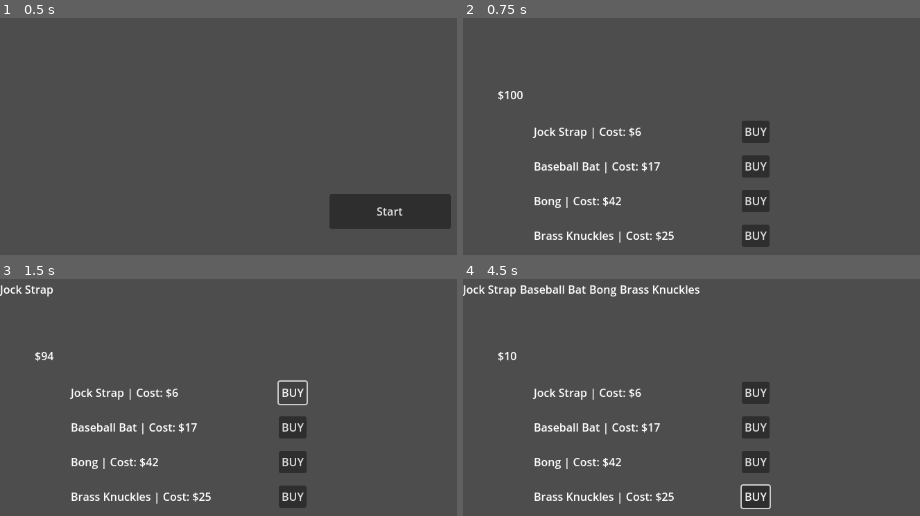
Above: before the commit, frames 1-4 (two rows, left to right).
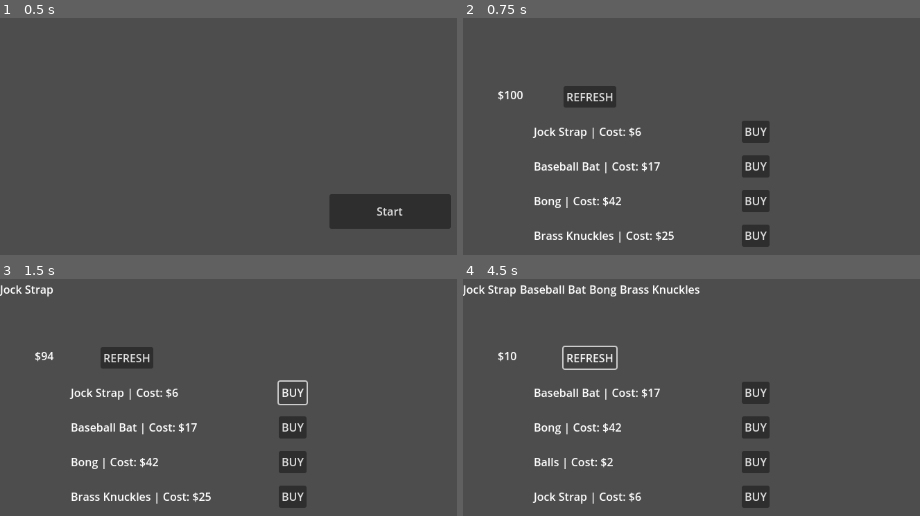
Above: after the commit, the same moments.

Repository: hottpants/punchgame
Game: Godot game, scene res://Scenes/button_menu.tscn
Same seed, same stepped clock (60 frames per second), same inputs: the game is played once before the commit and once after it.
Inputs (mouse positions are in pixels of both pictures, inside the frame that each line leads up to):
- Up to frame 1 (0.5 s): no input
- Up to frame 2 (0.75 s): click "Start" at 0.5 s
- Up to frame 3 (1.5 s): click "BUY" at 1.25 s
- Up to frame 4 (4.5 s): click "BUY" at 2 s; click "BUY" at 2.75 s; click "BUY" at 3.5 s; click (590, 357) at 4.25 s, where only the run after the commit has a clickable "REFRESH"

Frame 1 is identical in both runs. In frame 2, 0.9% of the frame differs, in the area x 22-34%, y 28-38%; in frame 3, 0.9%; in frame 4, 2.9%, in the area x 15-68%, y 27-98%.

Commit message:
Shop Prototype 4
Added comments and a working refresh button

Diff:
--- a/Scenes/shop.tscn
+++ b/Scenes/shop.tscn
@@ -23,3 +23,12 @@
 offset_top = 1.0
 offset_right = 1150.0
 offset_bottom = 41.0
+
+[node name="Button" type="Button" parent="."]
+offset_left = 145.0
+offset_top = 104.0
+offset_right = 221.0
+offset_bottom = 135.0
+text = "REFRESH"
+
+[connection signal="pressed" from="Button" to="." method="_on_button_pressed"]
--- a/Scripts/shop.gd
+++ b/Scripts/shop.gd
@@ -1,11 +1,14 @@
 extends Node2D
 
 @export var cash : int
-
+@export var num_shop_items = 4
+var items : Array
+var shop_items_arr : Array
 # Called when the node enters the scene tree for the first time.
 
 func _ready() -> void:
-	var num_shop_items = 4
+
+	# Dictionaries right here are used to keep track of what each item does, its cost, and other important info
 
 	var balls_item = {"Name": "Balls", "Cost": 2, "Chance": 1, "Description": "A pair of firm balls", "Location": 0, "id": 0}
 	var peenor_item = {"Name": "Peenor", "Cost": 1, "Chance": 1, "Description": "A firm shaft", "Location": 0, "id": 1}
@@ -16,63 +19,135 @@
 	var gun_item = {"Name": "Gun", "Cost": 63, "Chance": 3, "Description": "Parry this!", "Location": 0, "id": 6}
 	var baseballbat_item = {"Name": "Baseball Bat", "Cost": 17, "Chance": 3, "Description": "Guh!", "Location": 0, "id": 7}
 
-	var items = [balls_item, peenor_item, brassknuckles_item, jockstrap_item, bong_item, holyhandgrenade_item, gun_item, baseballbat_item]
+	# Array of dictionaries to keep them all in one spot
 
-	var shop_items_arr = [_create_shop(num_shop_items, items)]
-	print(shop_items_arr[0])
-	for i in range(shop_items_arr.size()-1):
-		print(shop_items_arr[i]["Name"])
-		shop_items_arr[i]._build_object()
+	items = [balls_item, peenor_item, brassknuckles_item, jockstrap_item, bong_item, holyhandgrenade_item, gun_item, baseballbat_item]
+
+	# Creates an array of all of the items currently in the shop
+
+	shop_items_arr = _create_shop(num_shop_items, items)
+
+# Called when the buy button corresponding to an item is clicked. Signal emitted from shop_item.gd
 
 func buy_item(itemName, cost):
+
+	# Checks if you're a brokey
+
 	if((cash - cost) >= 0):
+
+		# Adds the item to your "inventory"
+
 		cash -= cost
 		var newItem = Label.new()
 		newItem.text = itemName
 		$ItemContainer.add_child(newItem)
 	else:
+
+		# If you're a brokey, you gotta get your money up
+
 		print("Get your money up, not your funny up!")
 
+# Called during the _create_shop function. Stocks a specific item in shop based on its RNG and whether or not it is already in the shop
 
 func _stock_item(chance: Array, shop_items: Array):
 	var itemPicked = false
 	var index
+
+	# Using a counter to determine when all items in shop have been checked in order to prevent duplicates
+
 	var count = 0
 
+	# While loop to continue attempting to stock item if one of its type is already in there, or if the roll for RNG fails
+
 	while itemPicked == false:
+
+		# Roll for random item
+
 		index = randi_range(0,chance.size()-1)
 
+		# Roll and check for RNG
+
 		if chance[index]["Chance"] < (randi_range(2,5)):
+
+			# Iterate through each item and increment counter
+
 			for i in shop_items:
+
+				# If item originally rolled matches an item in the shop, do not increment counter
+
 				if chance[index]["Name"] == i._get_name():
-					print(chance[index]["Name"])
-					print(i._get_name())
+					pass
+
+				# If item originally rolled does not match an item in the shop, increment counter
+
 				else: count += 1
 
+			# Check to see if number of objects not matching is equal to total objects in shop
+
 			if count == shop_items.size():
-				print(chance[index]["Name"])
 				itemPicked = true
 				return index
+
+			# If number of objects not matching is NOT equal to total objects in shop, then item type is already in shop. Reset counter and try again
+
 			else: count = 0
 
+# Called when refreshing shop or creating shop for the first time
+
 func _create_shop(num_shop_items: int, items: Array):
-		var shop_items_arr = []
-		shop_items_arr.resize(num_shop_items)
-		for i in range(num_shop_items):
-			var new_shop_item = ShopItem.new()
-			$VBoxContainer.add_child(new_shop_item)
-			shop_items_arr[i] = new_shop_item
-		for i in range(num_shop_items):
-			var item = items[_stock_item(items, shop_items_arr)]
-			var new_shop_item = shop_items_arr[i]
-			new_shop_item._set_stats(item["Name"], item["Cost"], item["Description"])
-			new_shop_item.connect("decreaseMoney", buy_item)
 
-			new_shop_item._build_object(100, (i*50))
-		return(shop_items_arr)
+	# Create array and then resize it to num_shop_items
+
+	var shop_items_arr = []
+	shop_items_arr.resize(num_shop_items)
+
+	# Fill array with empty ShopItems
+
+	for i in range(num_shop_items):
+		var new_shop_item = ShopItem.new()
+		$VBoxContainer.add_child(new_shop_item)
+		shop_items_arr[i] = new_shop_item
+
+	# Stock shop with random items
+
+	for i in range(num_shop_items):
+
+		# Grab item information using the index of an item from _stock_item
+
+		var item = items[_stock_item(items, shop_items_arr)]
+
+		# Create an item from the shop_items_arr
+
+		var new_shop_item = shop_items_arr[i]
+
+		# Set stats of created item to stats of randomized item
+
+		new_shop_item._set_stats(item["Name"], item["Cost"], item["Description"])
+
+		# Connect emitter from shop_item.gd
+
+		new_shop_item.connect("decreaseMoney", buy_item)
+
+		# Build all nodes (label, button, etc.)
+
+		new_shop_item._build_object(100, (i*50))
+	return(shop_items_arr)
 
 # Called every frame. 'delta' is the elapsed time since the previous frame.
+
 func _process(delta: float) -> void:
+
+	# Sets cash equal to how much you have
+
 	var cash_label = $Cash
 	cash_label.text = "$" + str(cash)
 	pass
+
+
+# Called when refresh button is pressed
+
+func _on_button_pressed() -> void:
+	# Reid, I would like you to work with me to make the refresh button increase in cost every time it is clicked
+	for i in shop_items_arr:
+		i.queue_free()
+	shop_items_arr = _create_shop(num_shop_items, items)
